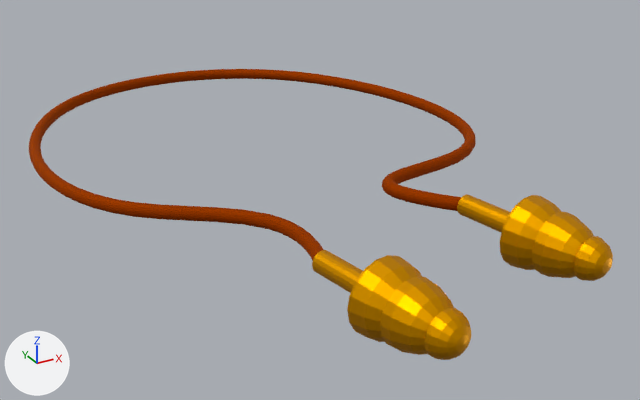
The glTF model 3d/protetor_ouvido.gltf as it was, and as the next commit left it.
The view is the same before and after, from a 50 mm lens placed at (-0.163, -0.312, 0.181), pointed at (0.0, -0.015, 0.033). The axes (+X, +Y, +Z) are drawn at lower left. The lights are the same throughout. Where no turn or scale is listed for an object, it has been applied to the vertices. Vertices at the same position are counted once.

In view in the first picture: 'ear 1'.
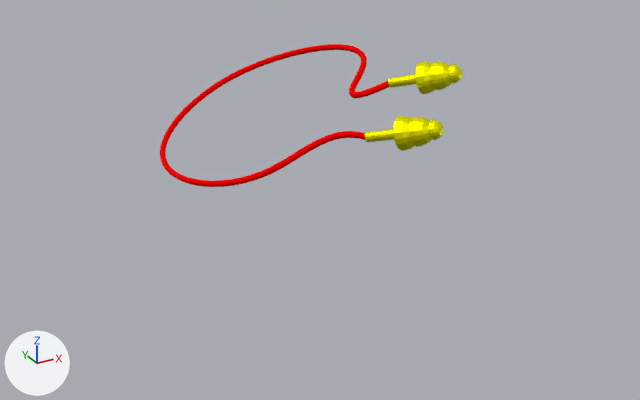
Where the newer file only moved an object's origin or applied its transform, the numbers keep the older frame.

Where the change shows, as pixel boxes [x1, y1, x2, y2] in the pictures (640 x 400 px):
'ear 1', recoloured, reshaped (48% narrower, 51% shorter): before [29, 69, 613, 360]; after [160, 44, 463, 187]

What changed in the scene script:
```text
Change mat_01___default:
    mat_01___default.base_color: (0.824, 0.369, 0.0) -> (1.0, 0.982, 0.0)  # yellow #eaa400 -> yellow #fffd00
Change mat_02___default:
    mat_02___default.base_color: (0.459, 0.0745, 0.0) -> (1.0, 0.00154, 0.0)  # orange #b44d00 -> red #ff0500
Change me_mesh_018:
    where me_mesh_018.from_pydata(...)  # 2915 vertices, 5806 faces; spans x -0.1..0.095, y -0.129..0.169, z -0.013..0.013
    used by ob_ear_1; location = (-0.0012, -0.0175, 0.0448)
    me_mesh_018 part 1: the whole mesh is multiplied about its middle by the matrix ((0.378, -0.195, -0.217), (0.216, 0.425, -0.005), (0.195, -0.094, 0.425)), then moved by (0.003, -0.005, 0.023)
```
